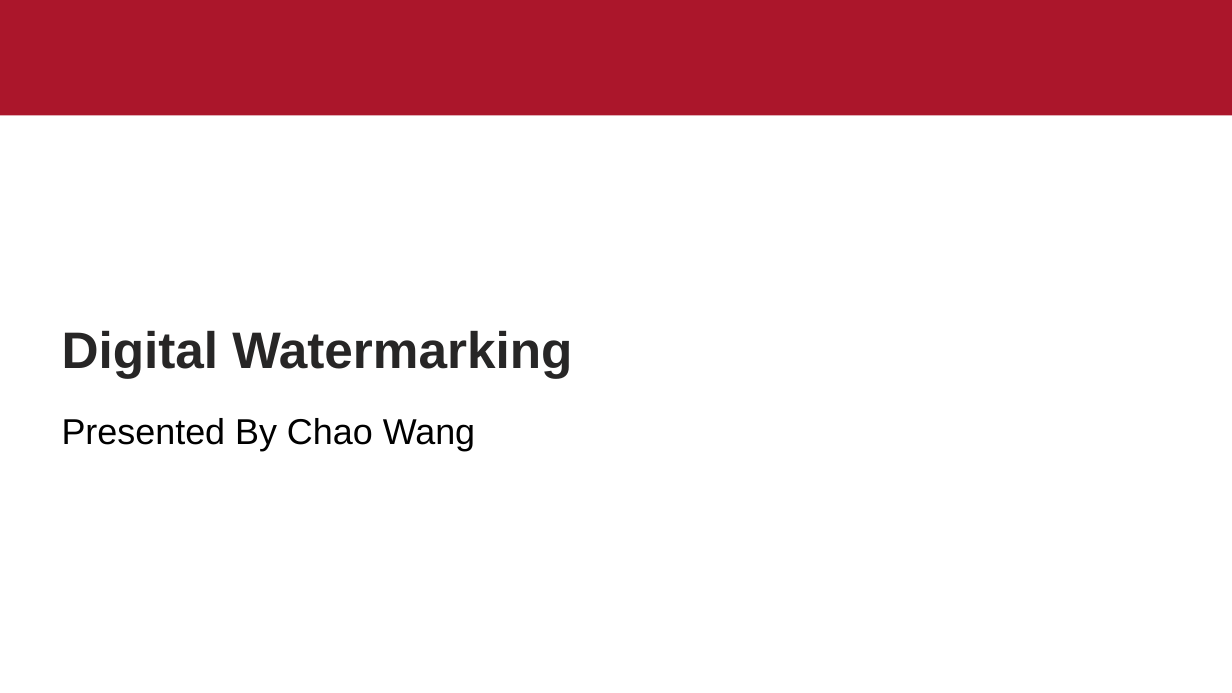
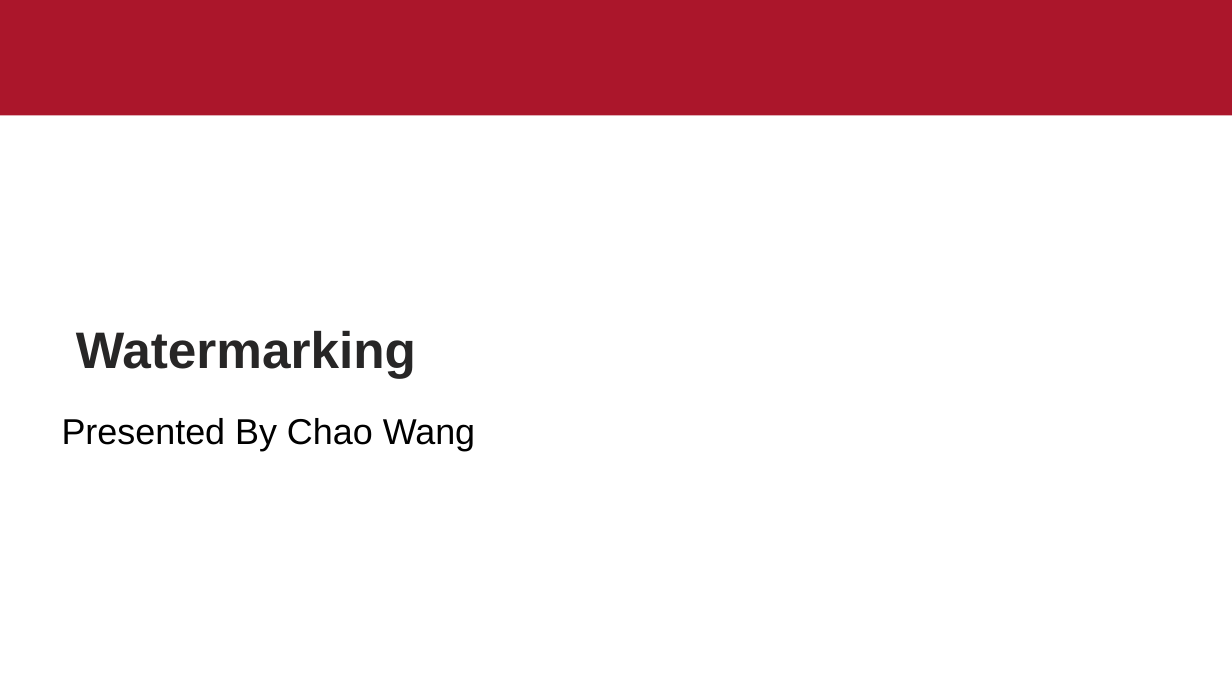
Before and after one commit to WPI-LIONS-Group/NAIRR-Workshops, a slide deck: slide 34 of 2.2/2.2 NAIRR Workshop.pptx (slide 21 before the commit). Drawn at 1232x693 pixels with LibreOffice and Linux fonts; fonts in the diff are those of the drawing; background and template pictures are left out. Boxes give left, top, right and bottom in pixels: in the first picture for what was removed or moved away, otherwise in the second. Text is boxed around its words. In the diff, an @@ line names an element or a change of style, - is before the commit and + after.

```diff
--- a/2.2/2.2 NAIRR Workshop.pptx
+++ b/2.2/2.2 NAIRR Workshop.pptx
@@ title at [76, 330, 416, 378]: text changed @@
-Digital Watermarking
+Watermarking
```
Also in this commit, not shown: 7 other slides changed, 34 slides added, 9 slides removed, 2 other files.
